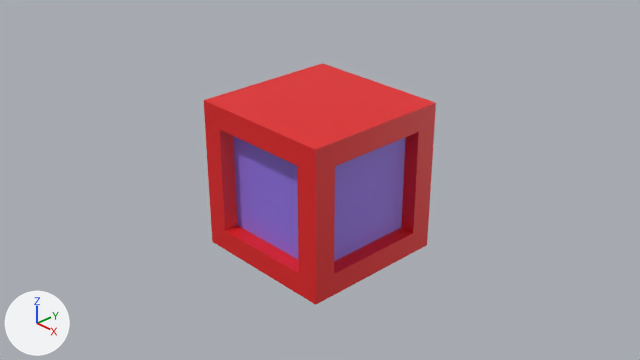
One commit to the Blender file models/block1.blend: the scene before it, then after it.
One viewpoint serves both versions: the file's camera 'Camera'. The lights are fixed; the arrows at lower left show +X, +Y and +Z.
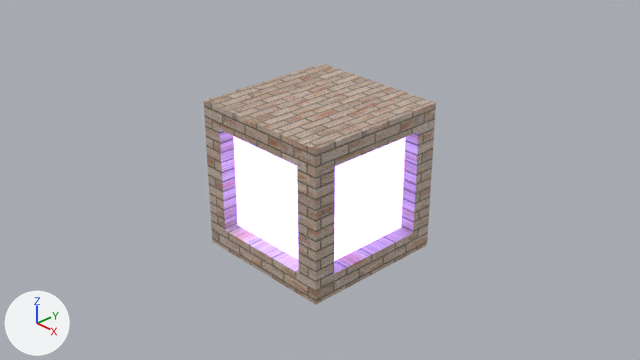
Where the change shows, as pixel boxes [x1, y1, x2, y2] in the pictures (640 x 360 px):
'Cube', surface changed, recoloured: [204, 63, 436, 305] in both

What changed in the scene script:
```text
Add img_brick2_jpg:
    img_brick2_jpg = load_image('brick2.jpg', '../src/textures/brick2.jpg', 1200, 1120, 'sRGB')
Change mat_brick:
    remove mat_brick.base_color = (0.8, 0.0136, 0.0158)  # red #e71f22
    add mat_brick.texture = img_brick2_jpg
Change mat_glass:
    mat_glass.base_color: (0.293, 0.177, 0.8) -> (0.674, 0.763, 1.0)  # purple #9375e7 -> blue #d6e2ff
    add mat_glass.emission_color = (0.165, 0.0982, 0.477)  # purple #7158b8
    add mat_glass.emission_strength = 8.3
Change me_cube:
    where me_cube.from_pydata(...)  # 44 vertices, 42 faces; spans x -1.0..1.0, y -1.0..1.0, z -1.0..1.0
    used by ob_cube; location = (0.0, 0.0, 0.0)
    me_cube part 1: texture (UV) coordinates of 41 of 42 faces, centred in x -1.0..1.0, y -1.0..1.0, z -1.0..1.0, changed; they spanned u 0.12..0.88, v 0.0..1.0 and now span u -1.37..2.37, v -1.11..2.11
```
